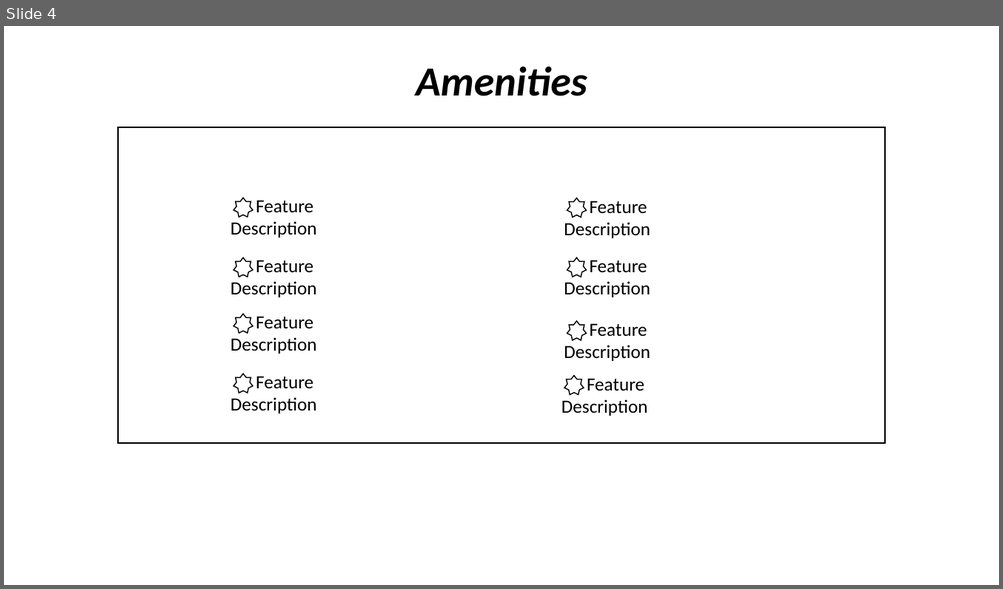
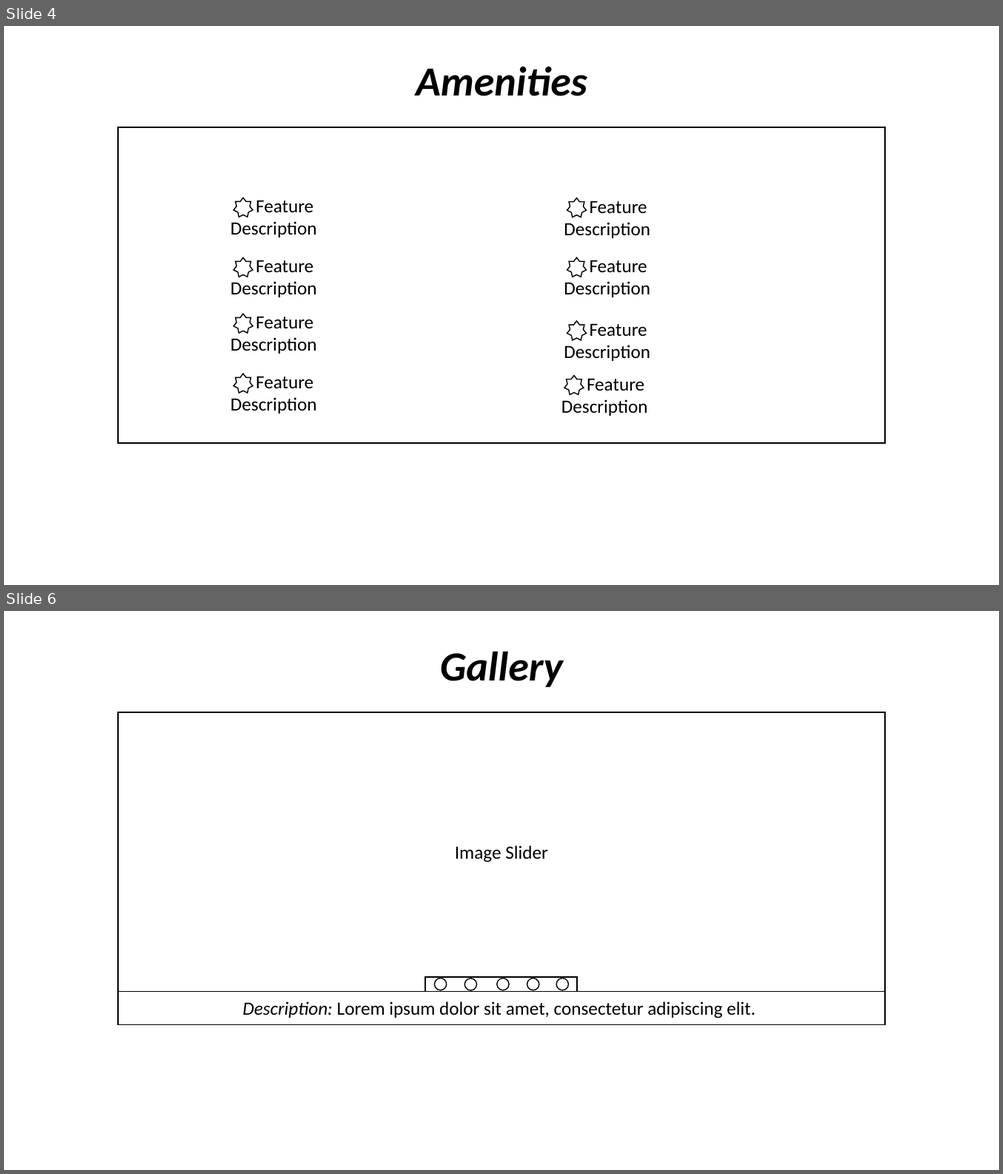
Before and after one commit to carlkassebaum/carob-cottage, a slide deck: documentation/flow_diagrams/Diagrams.pptx. Shown one above the other, each under a label of ours: slide 4 before the commit, slides 4 and 6 after it; the slides between them are not shown. The pictures are 1003x589 and 1003x1174 pixels, drawn with LibreOffice and Linux fonts; fonts in the diff are those of the drawing. Boxes give left, top, right and bottom in pixels: in the first picture for what was removed or moved away, otherwise in the second. Text is boxed around its words. In the diff, an @@ line names an element or a change of style, - is before the commit and + after.

```diff
--- a/documentation/flow_diagrams/Diagrams.pptx
+++ b/documentation/flow_diagrams/Diagrams.pptx
@@ slide 6 added at [4,611,999,1170], background #FFFFFF @@
@@ text added at [440,651,563,687], 40 pt, text #000000, bold, italic @@
+Gallery
@@ rectangle added at [118,712,885,992], fill #FFFFFF, outline #000000 1 pt, 18 pt, text #000000 @@
+Image Slider
@@ group added at [426,977,577,991]: 5 ellipses, 1 rectangle @@
@@ rectangle added at [118,991,885,1026], fill #FFFFFF, outline #000000 1 pt, 18 pt, text #000000 @@
+Description: Lorem ipsum dolor sit amet, consectetur adipiscing elit.
```
Also in this commit, not shown: 2 slides changed, 1 other slide added, 1 other file.
